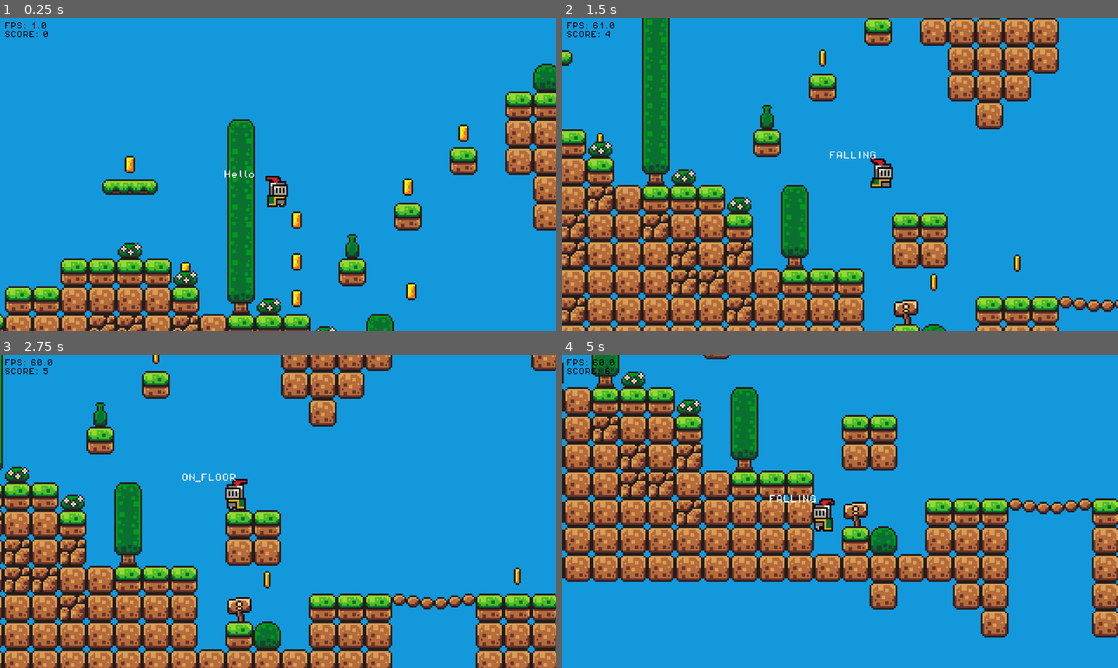
Above: before the commit, frames 1-4 (two rows, left to right).
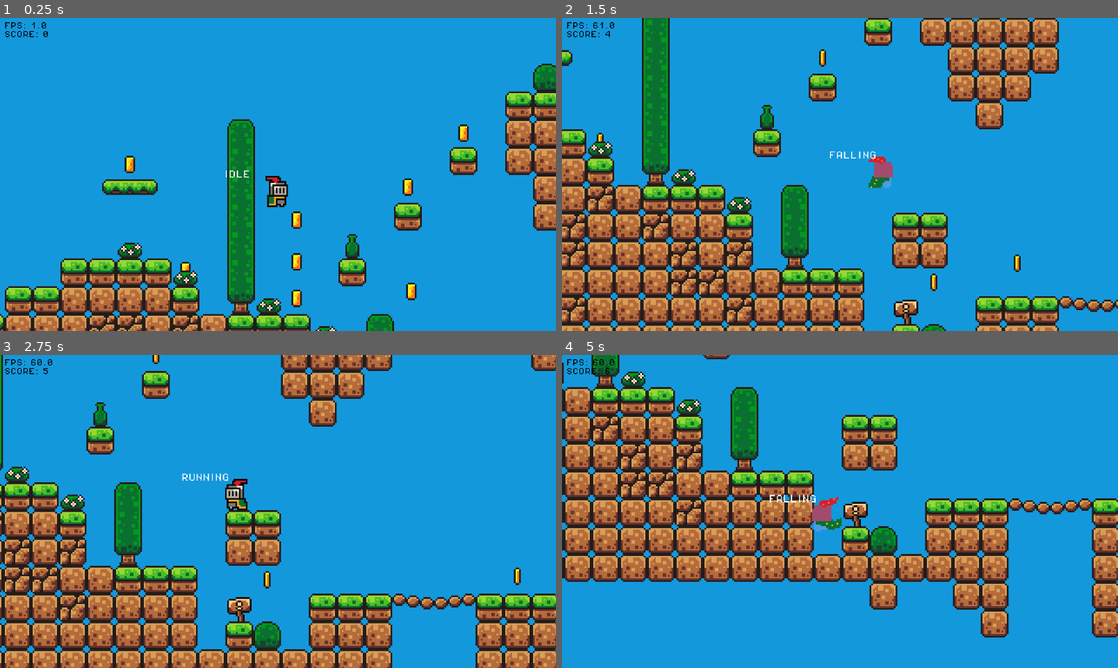
Above: after the commit, the same moments.

Repository: Gucksus/Godot-Tutorial-Game
Game: Godot game, scene res://scenes/game.tscn
The game is run twice, just before and just after one commit, with the same random seed, the same clock (stepped at 60 frames per second) and the same inputs.
Inputs:
- Up to frame 1 (0.25 s): no input
- Up to frame 2 (1.5 s): hold Space (jump) 0.53-1.28 s; hold D (right) from 0.53 s (still down); tap Space (jump) at 1.35 s
- Up to frame 3 (2.75 s): tap Space (jump) at 1.52, 1.82 s; release D (right) at 2.03 s; hold A (left) from 2.03 s (still down); hold Space (jump) from 2.03 s (still down)
- Up to frame 4 (5 s): release A (left) at 2.78 s; release Space (jump) at 2.78 s; hold D (right) 2.78-4.28 s; tap Space (jump) at 2.85, 3.02, 3.32, 4.35, 4.52, 4.82 s; hold Space (jump) 3.53-4.28 s; hold A (left) from 4.28 s (still down)

The runs differ from the first frame. In frame 1, less than 0.1% of the frame differs, in the area x 40-46%, y 48-52%; in frame 2, 0.3%; in frame 3, 0.1%; in frame 4, 0.4%, in the area x 45-51%, y 45-57%.

Commit message:
Working on the new animations.

Diff:
--- a/scripts/player.gd
+++ b/scripts/player.gd
@@ -13,6 +13,8 @@
 var jump_buffer_timer := 0.0
 var fallen_timer := 0.0
 var double_jumped = false
+var direction := 0.0
+var near_ground_velocityY := 0.0
 
 @onready var acceleration_tween = get_tree().create_tween()
 @onready var jump_accel_tween = get_tree().create_tween()
@@ -34,20 +36,19 @@
 	RUNNING,
 	JUMPING,
 	ASCENDING,
-	SLOW_FALLING,
 	FALLING,
-	FAST_FALLING,
 	LANDING
 }
 var current_animation_state: Animation_States = Animation_States.IDLE: set = set_animation_state
 
 
 func update_state_label():
-	if previous_physics_state != current_physics_state:
-		state_label.text = Physics_States.find_key(current_physics_state)
-		# print(Physics_States.find_key(previous_physics_state) + " -> " + Physics_States.find_key(current_physics_state))
+	# state_label.text = Physics_States.find_key(current_physics_state)
+	state_label.text = Animation_States.find_key(current_animation_state)
 
 func initialize_jump():
+	animated_sprite.play("jumping")
+	set_animation_state(Animation_States.JUMPING)
 	jump_timer = 0
 	jump_buffer_timer = 0
 	jump_accel_tween = create_tween()
@@ -56,8 +57,7 @@
 	position.y -= 1
 
 
-func physics_process(delta: float):
-	print(Physics_States.find_key(current_physics_state))
+func jump_process(delta: float):
 	if is_on_floor():
 		set_physics_state(Physics_States.ON_FLOOR)
 	match current_physics_state:
@@ -113,25 +113,70 @@
 				return
 			jump_timer += delta
 
-	update_state_label()
-
-
-func _physics_process(delta: float) -> void:
-	physics_process(delta)
-
-	var direction := Input.get_axis("left", "right")
-
-	# Hanlde animation.
-	if not is_on_floor():
-		animated_sprite.play("jump")
-	else:
-		# Play idle animation if standing still, else play "run" animation.
-		if direction == 0:
-			animated_sprite.play("idle")
-		else:
-			animated_sprite.play("run")
-
-	# Handle sprite direction and velocity.
+	if near_ground_velocityY != velocity.y and velocity.y:
+		near_ground_velocityY = velocity.y
+
+
+func animation_process():
+	print(Animation_States.find_key(current_animation_state))
+	match current_animation_state:
+		Animation_States.IDLE:
+			if current_physics_state == Physics_States.JUMPING:
+				set_animation_state(Animation_States.JUMPING)
+				return
+			if direction:
+				animated_sprite.play("running")
+				set_animation_state(Animation_States.RUNNING)
+				return
+
+		Animation_States.JUMPING:
+			if velocity.y >= -140 and velocity.y != 0:
+				animated_sprite.play("ascending")
+				set_animation_state(Animation_States.ASCENDING)
+				return
+
+		Animation_States.ASCENDING:
+			if current_physics_state == Physics_States.FALLING:
+				animated_sprite.play("slow_falling")
+				set_animation_state(Animation_States.FALLING)
+				return
+
+		Animation_States.FALLING:
+			if current_physics_state == Physics_States.ON_FLOOR and near_ground_velocityY > 0:
+				animated_sprite.play("landing")
+				set_animation_state(Animation_States.LANDING)
+				return
+			if velocity.y >= 300:
+				animated_sprite.play("fast_falling")
+				return
+			elif velocity.y >= 200:
+				animated_sprite.play("falling")
+				return
+			else:
+				animated_sprite.play("slow_falling")
+
+		Animation_States.LANDING:
+			if direction:
+				animated_sprite.play("running")
+				set_animation_state(Animation_States.RUNNING)
+				return
+			if animated_sprite.animation_finished:
+				animated_sprite.play("idle")
+				set_animation_state(Animation_States.IDLE)
+				return
+
+		Animation_States.RUNNING:
+			if current_physics_state != Physics_States.ON_FLOOR:
+				set_animation_state(Animation_States.JUMPING)
+				return
+			if not direction:
+				animated_sprite.play("idle")
+				set_animation_state(Animation_States.IDLE)
+				return
+
+
+# Handle sprite direction and velocity.
+func horizontal_velocity_process():
 	if direction:
 		if acceleration_tween:
 			acceleration_tween.kill()
@@ -150,6 +195,14 @@
 		acceleration_tween = create_tween()
 		acceleration_tween.tween_method(set_velocityX, velocity.x, 0, 1).set_trans(Tween.TRANS_CIRC).set_ease(Tween.EASE_OUT)
 
+
+func _physics_process(delta: float) -> void:
+	direction = Input.get_axis("left", "right")
+	jump_process(delta)
+	animation_process()
+	horizontal_velocity_process()
+	update_state_label()
+
 	move_and_slide()
 
 
